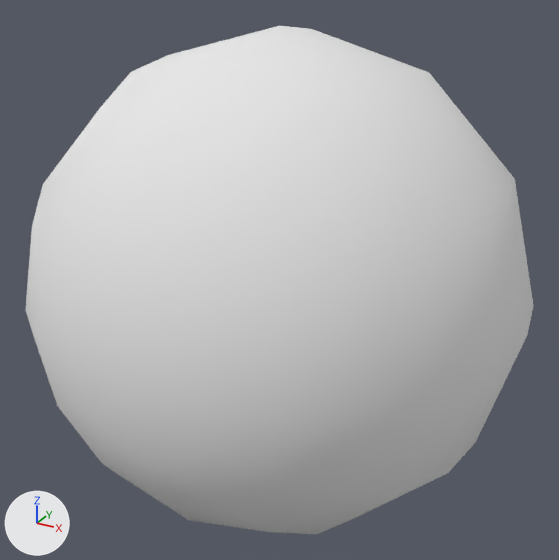
A saved change to the OBJ model data/mesh/Utah/Uth_Eye_Rt_MshShape.obj.
One viewpoint serves both versions: a 50 mm lens placed at (-0.57, -14.71, 175.32), pointed at (-3.37, -9.62, 172.77). Lighting does not change. The marker at lower left points along +X, +Y and +Z. Where no turn or scale is listed for an object, it has been applied to the vertices.

Names of what the first picture shows: 'Uth_Eye_Rt_MshShape'.
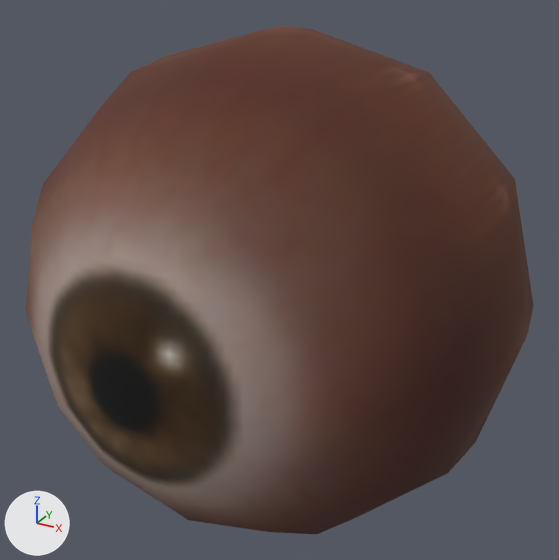
Changed parts and their boxes [x1, y1, x2, y2] in the pictures (559 x 560 px):
'Uth_Eye_Rt_MshShape', surface changed (white to brown): [25, 26, 534, 534] in both

Edits to the bpy script that builds the scene:
```text
Add img_chrutah_head_diffuse_dds:
    img_chrutah_head_diffuse_dds = load_image('ChrUtah_Head_Diffuse.dds', 'ChrUtah_Head_Diffuse.dds', 2048, 2048, 'sRGB')
Add img_chrutah_head_normal_dds:
    img_chrutah_head_normal_dds = load_image('ChrUtah_Head_Normal.dds', 'ChrUtah_Head_Normal.dds', 2048, 2048, 'sRGB')
Change mat_chrutah_mesh_eyesmouth_sg:
    add n2 = _N.new('ShaderNodeTexImage'); n2.name = 'Image Texture'
    add n2.image = img_chrutah_head_diffuse_dds
    add n3 = _N.new('ShaderNodeTexImage'); n3.name = 'Image Texture.001'
    add n3.image = img_chrutah_head_normal_dds
    add n4 = _N.new('ShaderNodeNormalMap'); n4.name = 'Normal Map'
    add n4.inputs[0].default_value = 0.0  # 'Strength'
    where n0 = _N.new('ShaderNodeBsdfPrincipled'); n0.name = 'Principled BSDF'
    add _L.new(n2.outputs[0], n0.inputs[0])  # 'Color' to 'Base Color'
    add _L.new(n3.outputs[0], n4.inputs[1])  # 'Color' to 'Color'
    add _L.new(n4.outputs[0], n0.inputs[5])  # 'Normal' to 'Normal'
```
